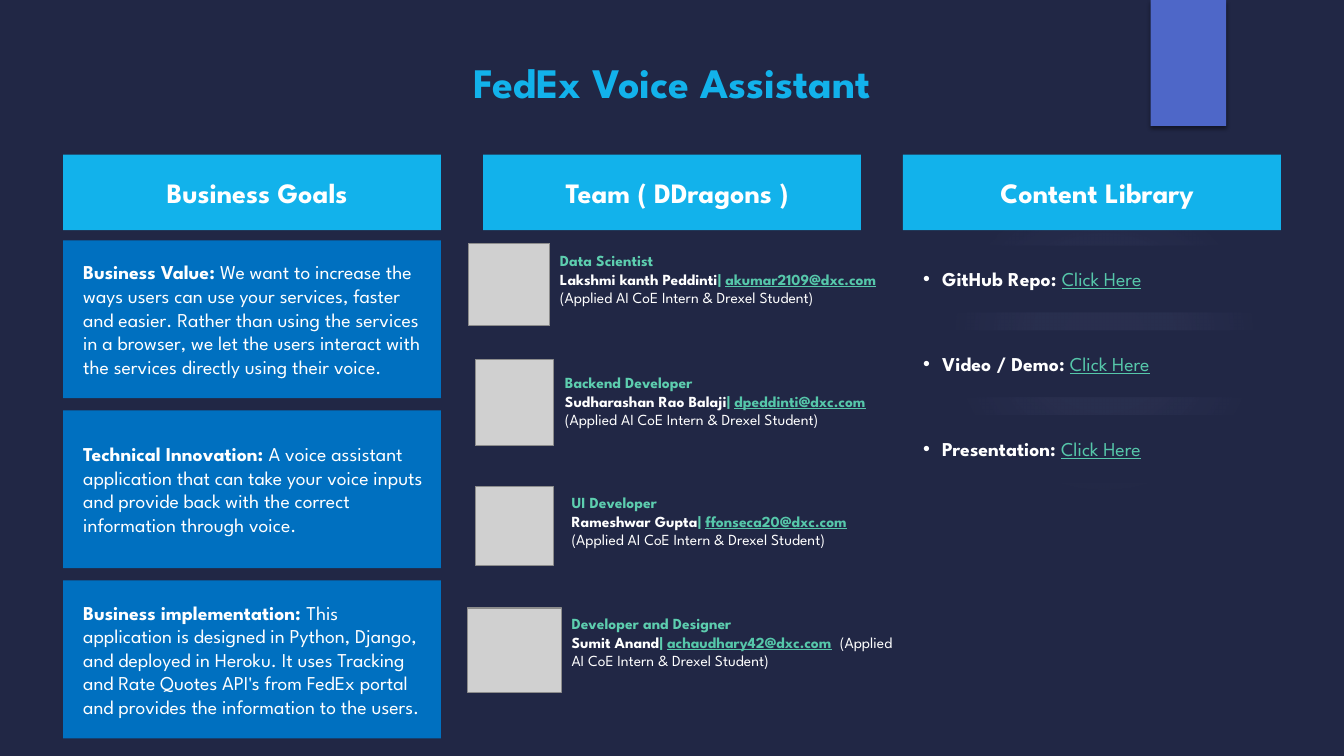
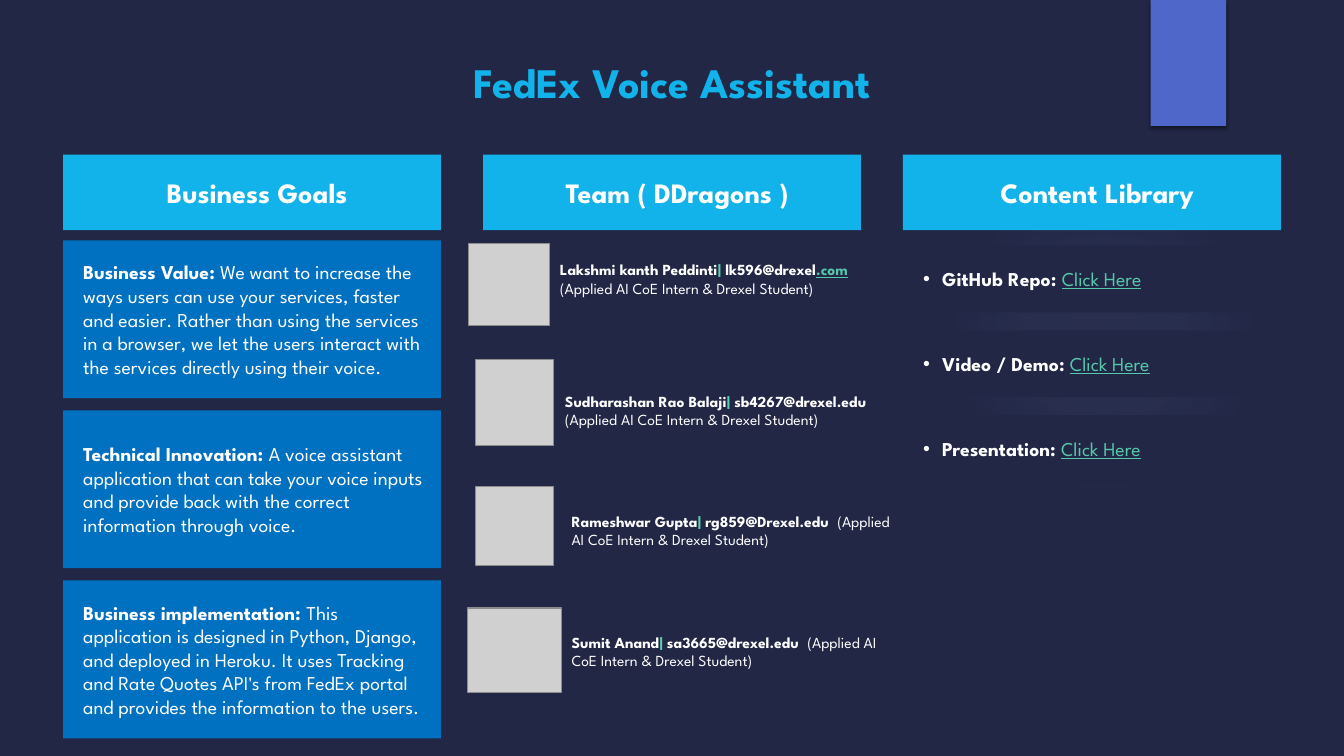
Before and after one commit to sb4267/FedEx_hackathon_D_Dragons, a slide deck: slide 7 of Documentations/Fedex Presentation.pptx. Drawn at 1344x756 pixels with LibreOffice and Linux fonts; fonts in the diff are those of the drawing; grey boxes stand for pictures; background and template pictures are left out. Boxes give left, top, right and bottom in pixels: in the first picture for what was removed or moved away, otherwise in the second. Text is boxed around its words. In the diff, an @@ line names an element or a change of style, - is before the commit and + after.

Commit message:
docs

```diff
--- a/Documentations/Fedex Presentation.pptx
+++ b/Documentations/Fedex Presentation.pptx
@@ text at [560, 264, 847, 298]: text changed @@
-Data Scientist
-Lakshmi kanth Peddinti| akumar2109@dxc.com (Applied AI CoE Intern & Drexel Student)
+Lakshmi kanth Peddinti| lk596@drexel.com (Applied AI CoE Intern & Drexel Student)
@@ text at [565, 396, 866, 428]: text changed @@
-Backend Developer
-Sudharashan Rao Balaji| dpeddinti@dxc.com (Applied AI CoE Intern & Drexel Student)
+Sudharashan Rao Balaji| sb4267@drexel.edu (Applied AI CoE Intern & Drexel Student)
@@ text at [572, 516, 889, 548]: text changed; bold off @@
-UI Developer
-Rameshwar Gupta| ffonseca20@dxc.com (Applied AI CoE Intern & Drexel Student)
+Rameshwar Gupta| rg859@Drexel.edu (Applied AI CoE Intern & Drexel Student)
@@ text at [572, 637, 877, 669]: text changed; bold off @@
-Developer and Designer
-Sumit Anand| achaudhary42@dxc.com (Applied AI CoE Intern & Drexel Student)
+Sumit Anand| sa3665@drexel.edu (Applied AI CoE Intern & Drexel Student)
```
